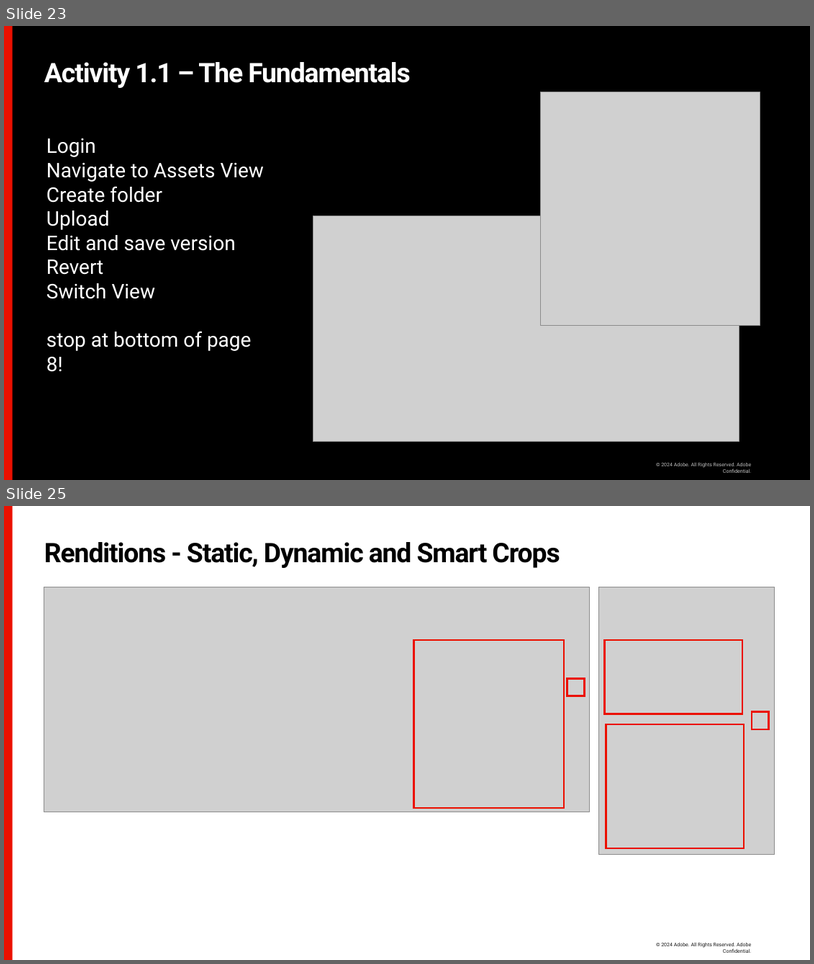
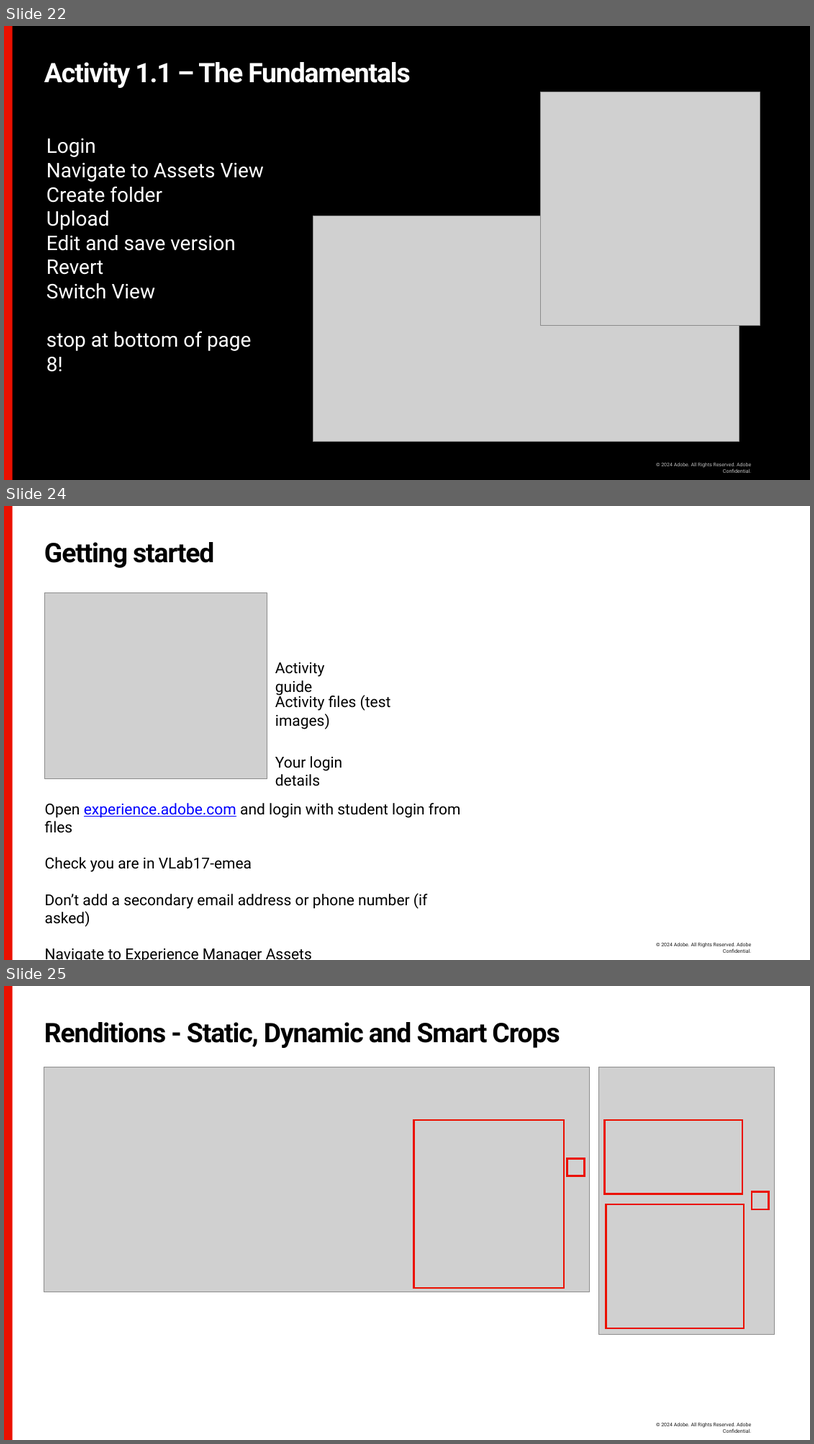
Before and after one commit to rfreemo/accelerator-aem-work-with-assetsview, a slide deck: presentation/aem-assets-working-assetsview.pptx. Shown one above the other, each under a label of ours: slides 23 and 25 before the commit, slides 22, 24 and 25 after it; the slides between them are not shown. The pictures are 814x964 and 814x1444 pixels, drawn with LibreOffice and Linux fonts; fonts in the diff are those of the drawing; grey boxes stand for pictures; background and template pictures are left out. Boxes give left, top, right and bottom in pixels: in the first picture for what was removed or moved away, otherwise in the second. Text is boxed around its words. In the diff, an @@ line names an element or a change of style, - is before the commit and + after.

```diff
--- a/presentation/aem-assets-working-assetsview.pptx
+++ b/presentation/aem-assets-working-assetsview.pptx
@@ slide 24 added at (4,506,810,960), background #FFFFFF; not listed: 2 template elements that a slide beside it also shows @@
@@ title added at (44,542,214,568), 32 pt, text #000000, bold @@
+Getting started
@@ picture added at (44,592,267,779) @@
@@ text added at (275,662,325,695), 18 pt, text #000000 @@
+Activity guide
@@ text added at (275,693,391,729), 18 pt, text #000000 @@
+Activity files (test images)
@@ text added at (275,756,343,786), 18 pt, text #000000 @@
+Your login details
@@ text added at (45,803,461,960), 18 pt, text #000000 @@
+Open experience.adobe.com and login with student login from files
+Check you are in VLab17-emea
+Don’t add a secondary email address or phone number (if asked)
+Navigate to Experience Manager Assets
@@ what was slide 23 is now slide 22 @@
```
Also in this commit, not shown: 5 slides changed, 2 other slides added, 3 slides removed, 2 other files.
